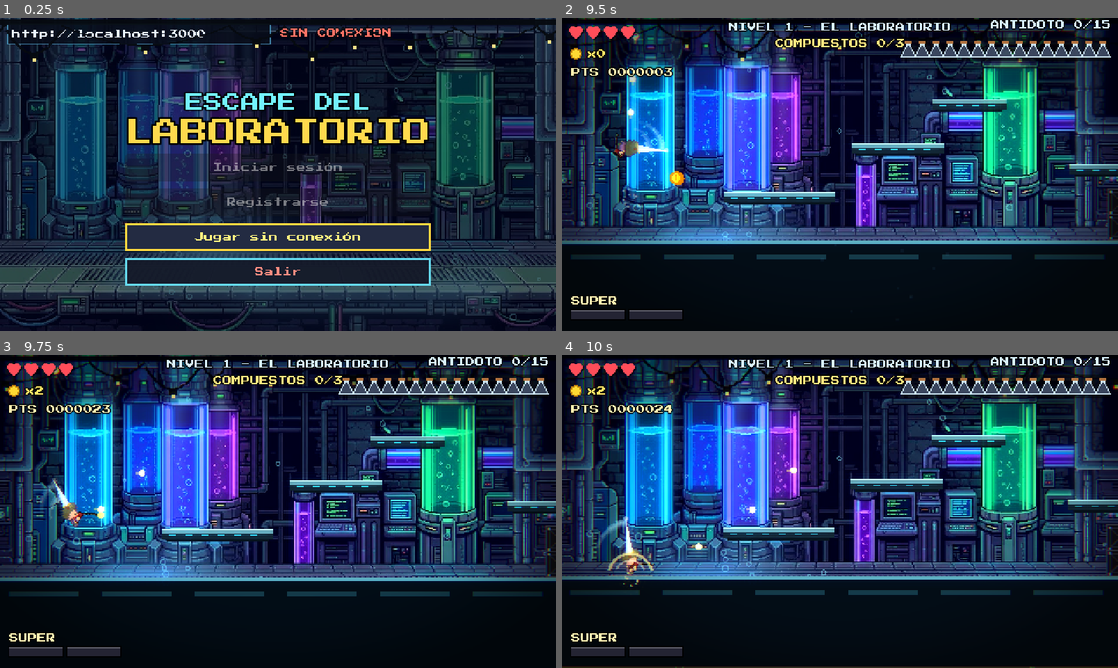
Above: before the commit, frames 1-4 (two rows, left to right).
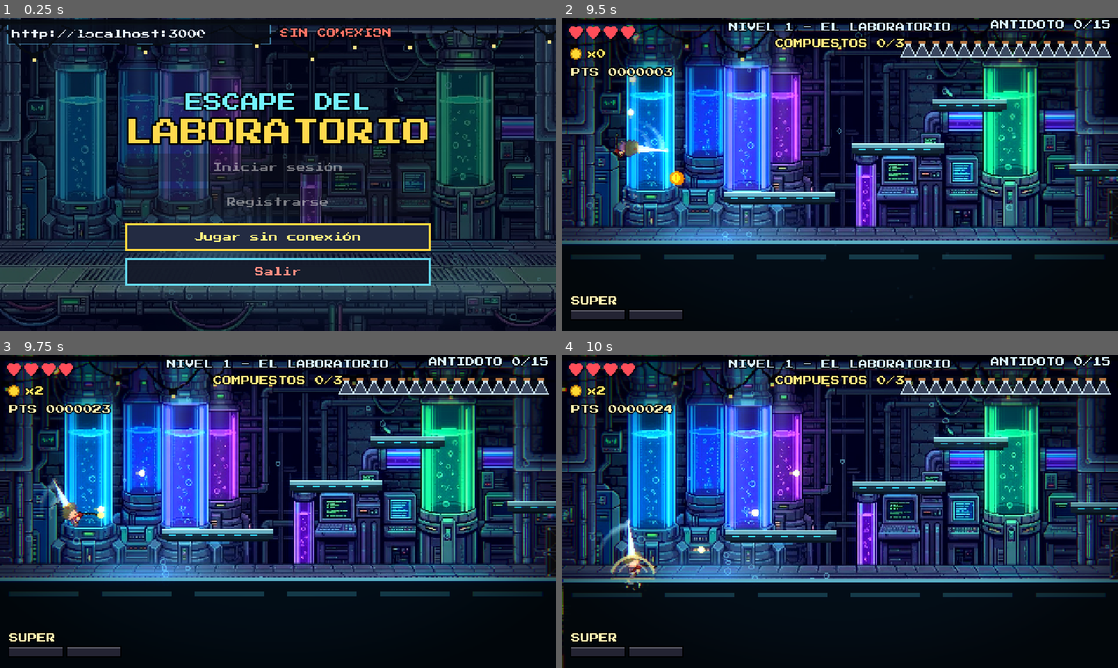
Above: after the commit, the same moments.

Repository: LuisVerduzco822/Escape_del_laboratorio
Game: Godot game, scene res://scenes/LoginScreen.tscn
Two runs of this game, one before a commit and one after it. Both use one fixed random seed, a clock stepped at 60 frames per second and the inputs below.
Inputs (mouse positions are in pixels of both pictures, inside the frame that each line leads up to):
- Up to frame 1 (0.25 s): no input
- Up to frame 2 (9.5 s): click "Jugar sin conexión" at 0.5 s; click "Jugar sin conexión" at 1.25 s; tap Enter at 2, 5.75, 7.25 s; move the mouse to (962, 158) at 2.02 s; hold D (move_right) 2.03-2.75 s; hold J (shoot) 2.03-2.75 s; tap Shift (dash) at 2.1, 7.35 s; click (962, 158) at 2.17 s; tap Space (jump) at 2.27, 2.57, 4.55, 5, 6.02, 6.32, 6.5, 7.55, 9.02, 9.32 s; click "JUGAR" at 2.75 s; drag from (728, 190) to (812, 237) at 3.52 s; move the mouse to (895, 105) at 4.27 s; hold D (move_right) 4.28-5 s; tap K (super) at 4.35 s; drag from (812, 237) to (673, 127) at 5.02 s; move the mouse to (1006, 221) at 5.77 s; hold A (move_left) 5.78-6.5 s; hold J (shoot) 5.78-6.5 s; tap S (aim_down) at 5.85 s; tap Escape (pause) at 6.4 s; drag from (673, 127) to (756, 96) at 6.52 s; move the mouse to (867, 174) at 7.27 s; hold Down (ui_down) 7.28-8 s; click (867, 174) at 7.42 s; drag from (756, 96) to (728, 190) at 8.02 s; move the mouse to (962, 158) at 8.77 s; hold Up (ui_up) from 8.78 s (still down); hold J (shoot) from 8.78 s (still down)
- Up to frame 3 (9.75 s): release Up (ui_up) at 9.5 s; release J (shoot) at 9.5 s; drag from (166, 527) to (55, 467) at 9.52 s
- Up to frame 4 (10 s): no input

Frames 1-3 are identical in both runs. In frame 4, 43% of the frame differs, in the area x 0-100%, y 0-100%.

Commit message:
Fluidez, presión continua de jefes y menor volumen de ataques

Diff:
--- a/game/scripts/AudioManager.gd
+++ b/game/scripts/AudioManager.gd
@@ -50,10 +50,22 @@
 	return s
 
 
+# Ataques y alertas (jefes, enemigos, avisos) suenan más bajo que el resto de efectos.
+const ATTACK_DB := {"shoot": -7.0, "warn": -9.0, "phase": -7.0, "boom": -6.0, "select": -6.0, "tick": -3.0}
+const MIN_GAP_MS := 40
+var last_ms := {}
+
+
 func sfx(name: String, vol: float = 0.0, pitch: float = 1.0) -> void:
-	if not SFX_FILES.has(name):
+	var key := "shoot" if name == "pshoot" else name
+	if not SFX_FILES.has(key):
 		return
-	var s := _load(SFX_FILES[name])
+	var now := Time.get_ticks_msec()
+	if now - int(last_ms.get(name, -1000)) < MIN_GAP_MS:
+		return   # evita apilar el mismo sonido decenas de veces (ráfagas de balas)
+	last_ms[name] = now
+	vol += float(ATTACK_DB.get(name, 0.0))
+	var s := _load(SFX_FILES[key])
 	if s == null:
 		return
 	for p in pool:
--- a/game/scripts/Boss.gd
+++ b/game/scripts/Boss.gd
@@ -2,6 +2,7 @@
 
 signal defeated
 
+const HazardCls := preload("res://scripts/Hazard.gd")
 enum St { ENTER, FIGHT, PHASE, DEAD }
 
 const POOLS := {
@@ -160,12 +161,15 @@
 var sp := 1.0
 var ox := 0.0
 var attack_rng := RandomNumberGenerator.new()
+var amb_rng := RandomNumberGenerator.new()   # presión ambiental: aparte para no alterar la secuencia de ataques
+var amb_t := 3.0
 var move_rng := RandomNumberGenerator.new()   # cambios de puesto: aparte, para no alterar la secuencia de ataques guardada
 
 
 func _ready() -> void:
 	attack_rng.randomize()
 	move_rng.randomize()
+	amb_rng.randomize()
 	add_to_group("boss")
 	z_index = -10
 	ox = level.arena_x if level else 0.0
@@ -277,6 +281,7 @@
 		St.FIGHT:
 			if not moving:
 				position = home + Vector2(sin(t * 1.3) * 14.0, sin(t * 2.1) * 9.0)
+			_ambient(delta)
 			if not busy:
 				_try_drop_hearts()
 				rest -= delta
@@ -405,7 +410,7 @@
 	contact_on = false
 	warn_x = -1.0
 	warn_y = -1.0
-	rest = maxf(0.5, 1.4 - 0.25 * (phase - 1) - 0.1 * kind) + float(Cfg.BOSS["rest_add"])
+	rest = maxf(0.4, 1.4 - 0.25 * (phase - 1) - 0.13 * kind) + float(Cfg.BOSS["rest_add"])
 	_try_drop_hearts()
 
 
@@ -517,6 +522,48 @@
 	tw.tween_callback(func(): moving = true)
 	tw.tween_property(self, "position", home, 0.75).set_trans(Tween.TRANS_SINE).set_ease(Tween.EASE_IN_OUT)
 	tw.tween_callback(func(): moving = false)
+
+
+# Presión continua: mientras pelea, el jefe suma rayos del cielo, rayos de piso y lluvia de balas
+# entre sus ataques. Sube con el número de jefe y con la fase; en FinalTop es 1.3 veces más intensa.
+func ambient_level() -> float:
+	var k := clampf(float(kind) / 4.0 * 0.62 + float(phase - 1) / 2.0 * 0.38, 0.0, 1.0)
+	return k * (1.3 if _is_finaltop() else 1.0)
+
+
+func ambient_interval() -> float:
+	return clampf(lerpf(4.2, 1.5, ambient_level() / 1.3 if _is_finaltop() else ambient_level()) / (1.3 if _is_finaltop() else 1.0), 1.0, 4.2)
+
+
+func _ambient(delta: float) -> void:
+	if abducting or level == null or level.player == null or level.player.dead:
+		return
+	amb_t -= delta
+	if amb_t > 0.0:
+		return
+	amb_t = ambient_interval() * amb_rng.randf_range(0.85, 1.15)
+	if HazardCls.live > 45:
+		return
+	var lv := ambient_level()
+	var roll := amb_rng.randf()
+	var px := clampf(_target().x, ox + 20.0, ox + 460.0)
+	if roll < 0.40:
+		# Rayo del cielo sobre (o junto a) el jugador; con más nivel caen 2 y 3 a la vez.
+		var n := 1 + int(lv > 0.45) + int(lv > 0.9)
+		for i in n:
+			var x := clampf(px + (0.0 if i == 0 else amb_rng.randf_range(-90.0, 90.0)), ox + 20.0, ox + 460.0)
+			level.add_zone(Vector2(x, Cfg.FLOOR_Y * 0.5), Vector2(20, Cfg.FLOOR_Y), 0.95 - 0.1 * lv, 0.35, _col())
+	elif roll < 0.70 and kind >= 1:
+		# Rayo rasante de piso: obliga a saltar.
+		var w := 150.0 + 90.0 * lv
+		var x2 := clampf(px + amb_rng.randf_range(-60.0, 60.0), ox + w * 0.5, ox + 480.0 - w * 0.5)
+		level.add_zone(Vector2(x2, Cfg.FLOOR_Y - 8.0), Vector2(w, 16), 0.9 - 0.1 * lv, 0.45, _col())
+	else:
+		# Lluvia corta de balas (4 a 9 gotas, repartidas).
+		var drops := 4 + int(lv * 5.0)
+		for i in drops:
+			var x3 := clampf(px + amb_rng.randf_range(-110.0, 110.0), ox + 10.0, ox + 470.0)
+			level.add_hazard(Vector2(x3, -10.0 - amb_rng.randf_range(0.0, 50.0)), Vector2(0, 60.0), {"style": "drop", "radius": 4.5, "col": _col(), "accel": Vector2(0, 70.0)})
 
 
 func _atk_fan() -> void:
--- a/game/scripts/Fx.gd
+++ b/game/scripts/Fx.gd
@@ -65,7 +65,16 @@
 	flash_rect.color.a = 0.0
 
 
+# Rendimiento: límite de ráfagas de partículas simultáneas; con muchas, las nuevas son más pequeñas o se omiten.
+static var live_bursts := 0
+
+
 func burst(parent: Node, pos: Vector2, color: Color, n: int = 10, speed: float = 90.0, life: float = 0.5, size: float = 2.0) -> void:
+	if live_bursts > 36:
+		return
+	if live_bursts > 16:
+		n = maxi(2, n / 3)
+	live_bursts += 1
 	var p := CPUParticles2D.new()
 	p.position = pos
 	p.amount = n
@@ -86,7 +95,9 @@
 	p.z_index = 20
 	parent.add_child(p)
 	p.emitting = true
-	p.finished.connect(p.queue_free)
+	p.finished.connect(func():
+		live_bursts = maxi(0, live_bursts - 1)
+		p.queue_free())
 
 
 func popup(parent: Node, text: String, pos: Vector2, color: Color = Color.WHITE) -> void:
--- a/game/scripts/Hazard.gd
+++ b/game/scripts/Hazard.gd
@@ -21,6 +21,27 @@
 var wave_amp := 0.0
 var wave_f := 6.0
 var trail: Array = []
+# Rendimiento: con muchas balas en pantalla se simplifica el dibujo (sin estela, halo fijo) y se redibuja menos.
+const BUSY_LIMIT := 40
+static var live := 0
+static var glow_tex: Texture2D
+var frame_i := 0
+
+
+static func glow() -> Texture2D:
+	if glow_tex == null:
+		var g := Gradient.new()
+		g.set_color(0, Color(1, 1, 1, 1))
+		g.set_color(1, Color(1, 1, 1, 0))
+		var t := GradientTexture2D.new()
+		t.gradient = g
+		t.fill = GradientTexture2D.FILL_RADIAL
+		t.fill_from = Vector2(0.5, 0.5)
+		t.fill_to = Vector2(1.0, 0.5)
+		t.width = 32
+		t.height = 32
+		glow_tex = t
+	return glow_tex
 # Balas de robot: se pueden destruir a disparos y desaparecen solas pasado `life` segundos (0 = no caducan).
 var shootable := false
 var life := 0.0
@@ -39,6 +60,12 @@
 		add_to_group("parry")
 	body_entered.connect(_on_body)
 	z_index = 4
+	live += 1
+	frame_i = randi() % 3
+
+
+func _exit_tree() -> void:
+	live = maxi(0, live - 1)
 
 
 func _physics_process(delta: float) -> void:
@@ -62,9 +89,12 @@
 		vel.y = -vel.y * 0.86
 		bounces -= 1
 	position += vel * delta
-	trail.push_front(global_position)
-	if trail.size() > 7:
-		trail.pop_back()
+	if live <= BUSY_LIMIT:
+		trail.push_front(global_position)
+		if trail.size() > 5:
+			trail.pop_back()
+	elif not trail.is_empty():
+		trail.clear()
 	age += delta
 	if life > 0.0 and age >= life:
 		vanish()
@@ -73,7 +103,10 @@
 	var vl: float = get_parent().get("view_left") if get_parent().get("view_left") != null else 0.0
 	if position.x < vl - 60.0 or position.x > vl + 540.0 or position.y < -80 or position.y > 330:
 		queue_free()
-	queue_redraw()
+	# Sin estela ni pulso el dibujo es estático: basta redibujar de vez en cuando.
+	frame_i += 1
+	if live <= BUSY_LIMIT or frame_i % 4 == 0 or pink:
+		queue_redraw()
 
 
 func _on_body(b: Node) -> void:
@@ -153,9 +186,11 @@
 
 # Efecto de neón al estilo Geometry Dash: estela que se desvanece, halo que late al compás y un destello blanco.
 func _neon(c: Color) -> void:
+	var tex := glow()
 	for i in range(1, trail.size()):
 		var f := 1.0 - float(i) / float(trail.size())
-		draw_circle(to_local(trail[i]), radius * (0.35 + 0.55 * f), Color(c, 0.32 * f))
-	var beat := 0.5 + 0.5 * cos(age * TAU / 0.5)
-	draw_circle(Vector2.ZERO, radius * (2.1 + 0.5 * beat), Color(c, 0.10 + 0.08 * beat))
-	draw_circle(Vector2.ZERO, radius * 1.5, Color(c, 0.22))
+		var r: float = radius * (0.9 + 0.9 * f)
+		draw_texture_rect(tex, Rect2(to_local(trail[i]) - Vector2(r, r), Vector2(r, r) * 2.0), false, Color(c, 0.55 * f))
+	var beat := 0.5 + 0.5 * cos(age * TAU / 0.5) if live <= BUSY_LIMIT else 0.5
+	var hr: float = radius * (2.4 + 0.6 * beat)
+	draw_texture_rect(tex, Rect2(Vector2(-hr, -hr), Vector2(hr, hr) * 2.0), false, Color(c, 0.55 + 0.2 * beat))
--- a/game/scripts/Player.gd
+++ b/game/scripts/Player.gd
@@ -27,6 +27,10 @@
 const FIRE_RATE := 0.11
 const COYOTE := 0.09
 const BUFFER := 0.1
+# Aterrizaje fuerte: al tocar el suelo cayendo más rápido que HARD_LAND_V hay vibración, polvo y un golpe sordo.
+const HARD_LAND_V := 300.0
+const HARD_LAND_SHAKE := 2.2
+const HARD_LAND_TIME := 0.14
 
 var sprite: AnimatedSprite2D
 var parry_area: Area2D
@@ -199,7 +203,14 @@
 	if Input.is_action_just_pressed("super") and dash_t <= 0.0:
 		_super()
 
+	var was_floor := is_on_floor()
+	var fall_v := velocity.y
 	move_and_slide()
+	if not was_floor and is_on_floor() and fall_v > HARD_LAND_V and not dead:
+		var power := clampf((fall_v - HARD_LAND_V) / 200.0, 0.0, 1.0)
+		Fx.shake(HARD_LAND_SHAKE * (0.7 + 0.6 * power), HARD_LAND_TIME)
+		Fx.burst(get_parent(), global_position + Vector2(0, 12), Color(0.85, 0.85, 0.9, 0.8), 8, 70.0, 0.3, 2.0)
+		AudioManager.sfx("boom", -16.0 - 4.0 * (1.0 - power), 1.5)
 	on_platform = false
 	for i in get_slide_collision_count():
 		var c := get_slide_collision(i)
@@ -283,7 +294,7 @@
 	s.position = to_global(_weapon_muzzle() + aim * 2.0)
 	s.vel = dir * 360.0
 	get_parent().add_child(s)
-	AudioManager.sfx("shoot", -10.0, randf_range(0.95, 1.08))
+	AudioManager.sfx("pshoot", -10.0, randf_range(0.95, 1.08))
 	mute_flash = 0.05
 
 
--- /dev/null
+++ b/game/tests/boss_ambient_test.gd
@@ -0,0 +1,85 @@
+extends SceneTree
+
+# Presión continua de los jefes: sube con el jefe y la fase, FinalTop es más intensa, y el volumen de ataques es menor.
+#   godot --headless --fixed-fps 120 --path game --script res://tests/boss_ambient_test.gd
+var failures := 0
+var level
+var gm
+
+func _initialize() -> void:
+	_run.call_deferred()
+
+func check(ok: bool, label: String) -> void:
+	if ok:
+		print("PASS: " + label)
+	else:
+		failures += 1
+		push_error(label)
+
+func frames(n: int) -> void:
+	for i in n:
+		await physics_frame
+		await process_frame
+
+func fresh(kind: int, ft: bool) -> void:
+	if level and is_instance_valid(level):
+		level.queue_free()
+		await process_frame
+	gm.reset_run()
+	gm.god = true
+	level = load("res://scripts/Level.gd").new()
+	level.index = kind
+	level.start_phase = "boss"
+	if ft:
+		level.is_finaltop = true
+	root.add_child(level)
+	current_scene = level
+	await frames(5)
+	level.st = level.S.BOSS
+	level.boss.st = level.boss.St.FIGHT
+	await frames(3)
+
+func _run() -> void:
+	if not OS.get_user_data_dir().contains(".save-check"):
+		push_error("Use APPDATA inside the workspace .save-check directory")
+		quit(1)
+		return
+	root.get_node("Database").start_offline()
+	gm = root.get_node("GameManager")
+	var prev := -1.0
+	var intervals := []
+	for kind in 5:
+		await fresh(kind, false)
+		var b = level.boss
+		b.phase = 1
+		var i1: float = b.ambient_interval()
+		b.phase = 3
+		var i3: float = b.ambient_interval()
+		check(i3 < i1, "jefe %d: fase 3 más continua que fase 1 (%.2f < %.2f)" % [kind + 1, i3, i1])
+		b.phase = 1
+		intervals.append(i1)
+		if prev >= 0.0:
+			check(i1 <= prev + 0.001, "jefe %d no es más tranquilo que el anterior" % (kind + 1))
+		prev = i1
+		# En ejecución realmente aparecen rayos/balas ambientales sin que el jefe ataque.
+		b.busy = true
+		b.amb_t = 0.0
+		var seen := 0
+		for f in 8:
+			level.boss_t = 0.0
+			await frames(30)
+			seen += get_nodes_in_group("hazard").size() + level.get_children().filter(func(n): return n.get_script() and str(n.get_script().resource_path).ends_with("Zone.gd")).size()
+		check(seen > 0, "jefe %d genera presión ambiental" % (kind + 1))
+	check(float(intervals[4]) < float(intervals[0]) - 1.0, "el último jefe es claramente más intenso que el primero")
+	# FinalTop: más intenso para el mismo jefe y fase.
+	await fresh(2, false)
+	var normal: float = level.boss.ambient_interval()
+	await fresh(2, true)
+	var top: float = level.boss.ambient_interval()
+	check(level.boss._is_finaltop(), "modo FinalTop detectado")
+	check(top < normal, "FinalTop más continuo que normal (%.2f < %.2f)" % [top, normal])
+	# Volúmenes.
+	var am = root.get_node("AudioManager")
+	check(am.ATTACK_DB["warn"] <= -6.0 and am.ATTACK_DB["shoot"] <= -6.0 and am.ATTACK_DB["boom"] <= -6.0, "ataques y alertas con volumen reducido")
+	print("failures=%d" % failures)
+	quit(1 if failures > 0 else 0)
Not shown, changed: README.md
